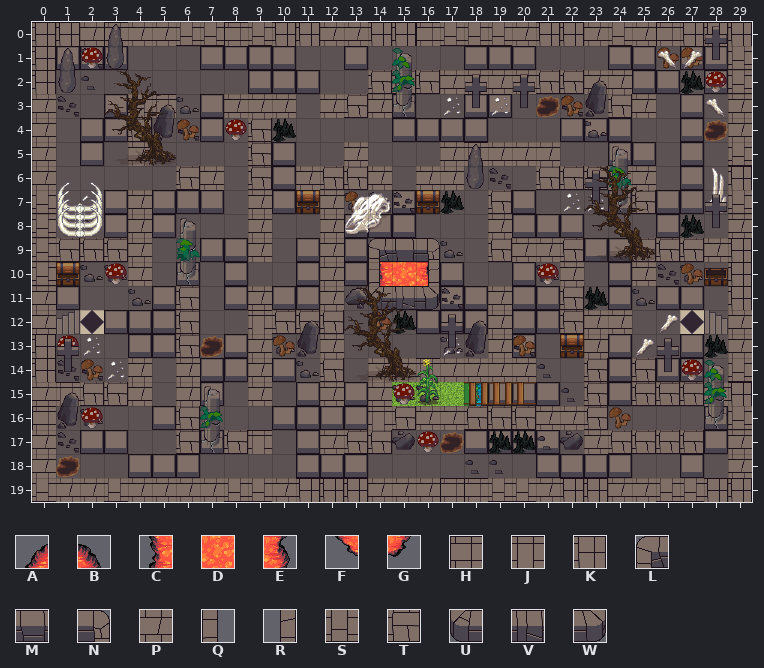
Two versions of a level (Tiled map, TEST/img/mappa2.tmx). Above: the version before the commit.
Cells are 32x32 px. Shown: x 0..29, y 0..19.
Key: from "unnamed2": A 271, B 273, C 303, D 304, E 305, F 335, G 337, H 848, J 849, K 850, L 852, M 853, N 854, P 881, Q 884, R 886, S 913, T 914, U 916, V 917, W 918.
_ is an empty cell, # one hidden under a higher layer.
Layers that did not change in this view are not listed.
Layer "fluidi" before, first column x 0:
 0 ______________________________
 1 ______________________________
 2 ______________________________
 3 ______________________________
 4 ______________________________
 5 ______________________________
 6 ______________________________
 7 ______________________________
 8 ______________________________
 9 ______________A#B_____________
10 ______________CDE_____________
11 ______________F#G_____________
12 ______________________________
13 ______________________________
14 ______________________________
15 ______________________________
16 ______________________________
17 ______________________________
18 ______________________________
19 ______________________________
Layer "sfondo" before, first column x 0:
 0 KKPHPPSSHSKKPPKKHSSSPKKPSPHKKK
 1 K____________________________S
 2 K_____________TTTPPPPTTPP____S
 3 P___SJ__PPP_PTP_________TP___P
 4 P___T____T___________________P
 5 P___P____T___P___PJPPP_______S
 6 P_____TP_T_PTTP_PP___TTTPP___K
 7 S___P____P__P______T_____T___S
 8 S___P____P__P______P_________P
 9 STTTP____P__P_LMN__TPPT__TTTPK
10 S___P_#_____P_Q_R_____P__P___K
11 P_____T__P__P_UVW__P__T______K
12 P_____T__JTTT______P__TPP____P
13 K_____T__P__P______P___P_____P
14 K___P_P__P__T_PPJPPPP__T_T___S
15 PJTTP_P__P__P_P________T_TTTPK
16 H_____T_______JTPPTTTPPT_____S
17 P_____T#TJ__PTT________PTTTT_P
18 P____________________________P
19 SPPSPPPPSSPKKKPPPHHSSPKKPPSSKK
And afterwards:
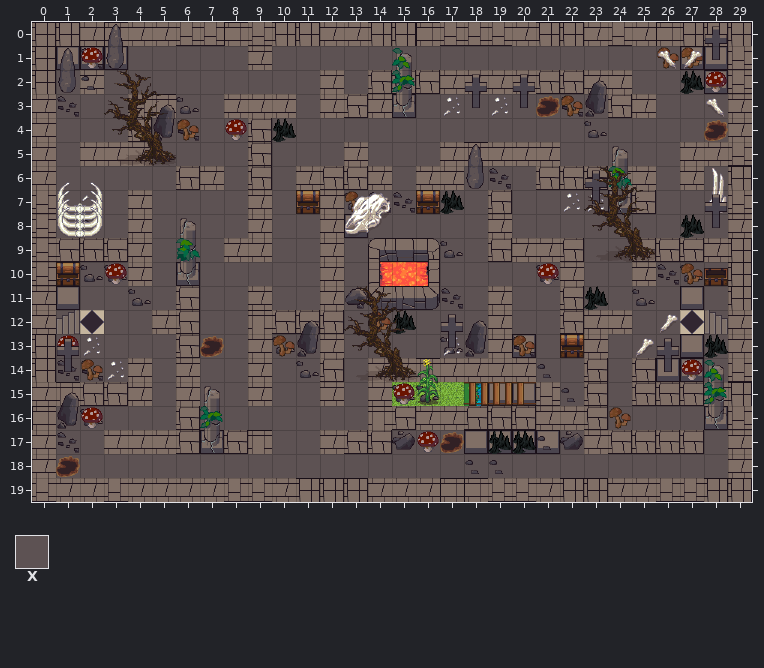
Further tiles: from "unnamed2": X 977.
Diff:
Layer "fluidi":
There is now tile S in row 15 at x 21.
There is now tile X in row 1 at x 7 to 8, 10, 13, 18 to 20 and 24 to 25; in row 2 at x 9 to 11 and 25 to 26; in row 3 at x 3, 7, 18 to 19 and 27; in row 4 at x 2 to 3, 7, 15 to 18, 22 to 24 and 27; in row 5 at x 10 and 24 to 25; in row 6 at x 10.
There is now tile X in row 7 at x 3, 5 to 7, 10, 15, 20 and 26 to 27; in row 8 at x 3, 5, 14 to 15, 20 to 22 and 26; in row 9 at x 7, 11, 13 and 23 to 24; in row 10 at x 8, 11, 13, 17, 20 and 24; in row 11 at x 5, 8, 10 to 11, 17 to 18, 20 to 21, 24 and 26; in row 12 at x 3 to 4, 16 to 18 and 20 to 21.
There is now tile X in row 13 at x 4 to 5, 8 and 24; in row 14 at x 7 to 8, 10 and 24; in row 15 at x 7, 11, 13 and 24; in row 16 at x 5 and 10 to 13; in row 17 at x 2, 11 and 28; in row 18 at x 4 to 6, 11 to 13, 21 to 24 and 27.
Layer "sfondo":
There is now tile P in row 1 at x 9; in row 2 at x 2 and 12; in row 5 at x 2 to 3 and 27 to 28; in row 6 at x 27; in row 9 at x 8; in row 12 at x 5.
There is now tile P in row 17 at x 3 to 5.
